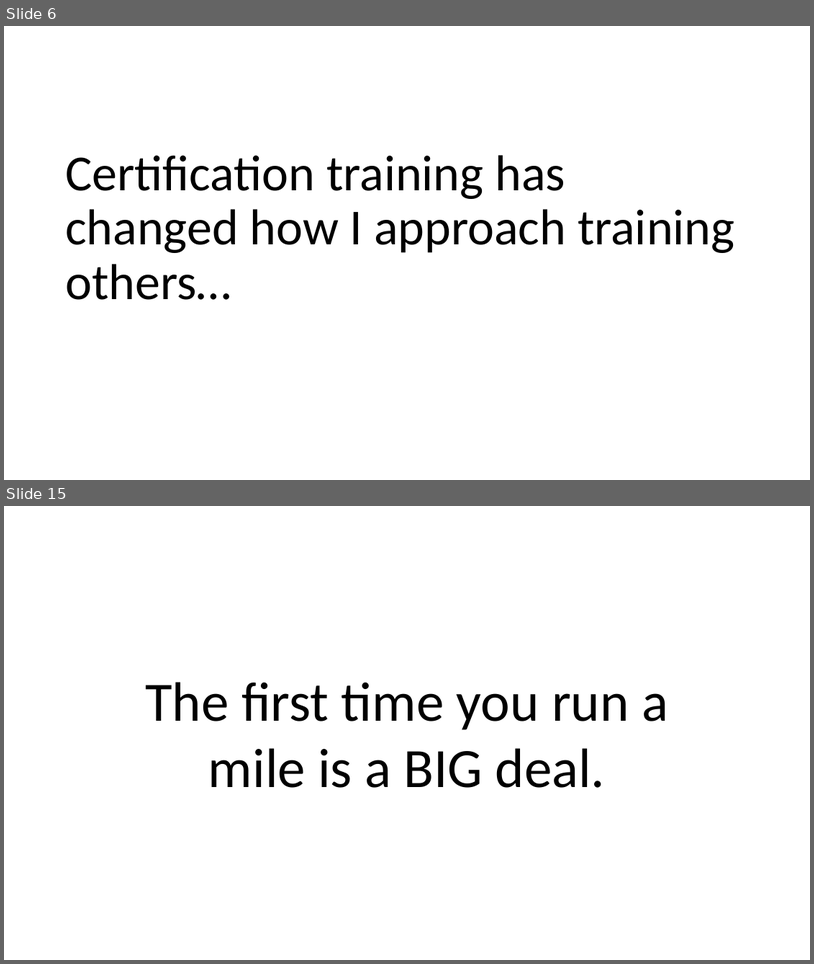
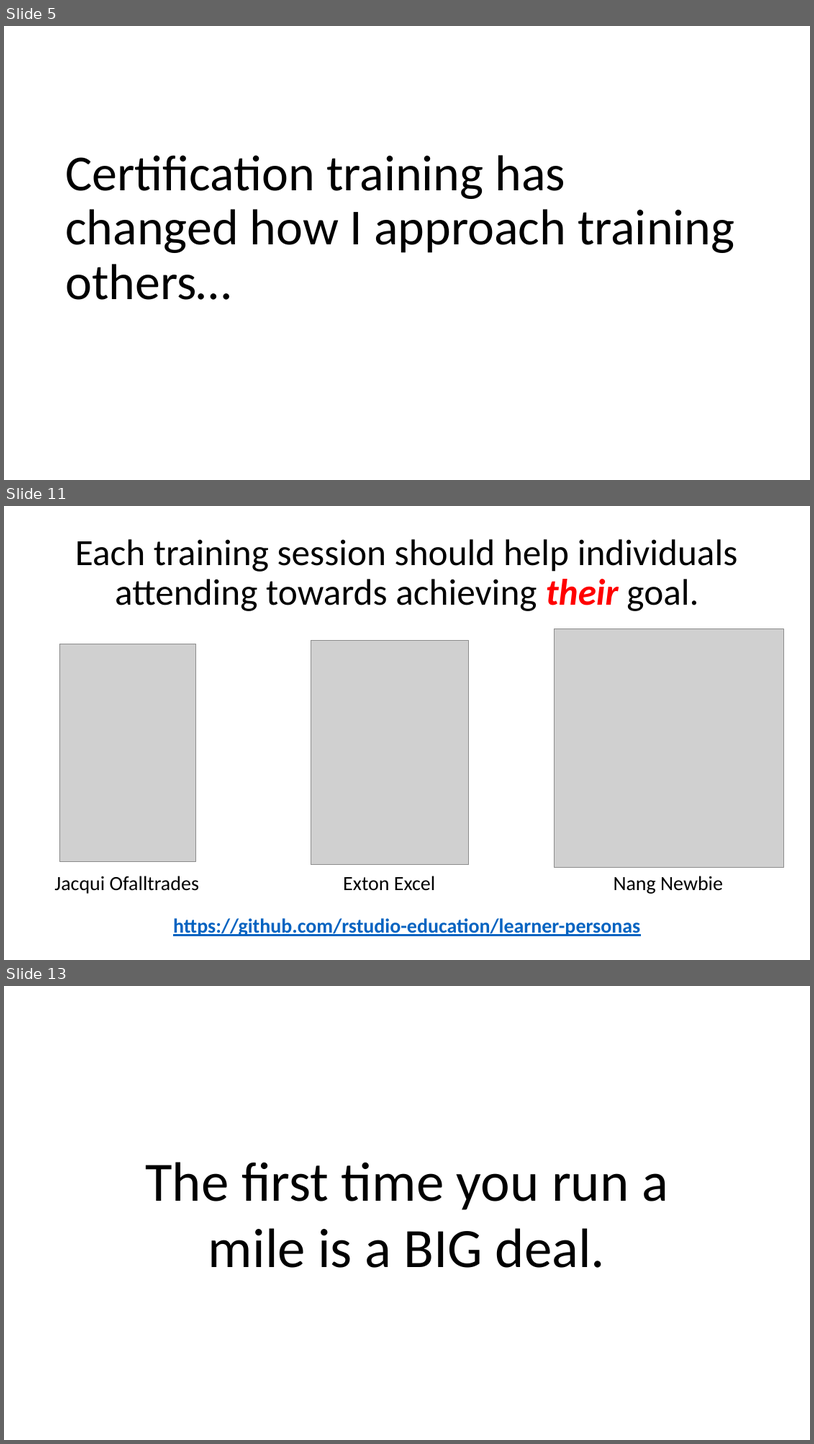
Before and after one commit to MikeKSmith/RStudioConf2020, a slide deck: Learn to teach_MikeKSmith.pptx. Shown one above the other, each under a label of ours: slides 6 and 15 before the commit, slides 5, 11 and 13 after it; the slides between them are not shown. The pictures are 814x964 and 814x1444 pixels, drawn with LibreOffice and Linux fonts; fonts in the diff are those of the drawing; grey boxes stand for pictures. Boxes give left, top, right and bottom in pixels: in the first picture for what was removed or moved away, otherwise in the second. Text is boxed around its words. In the diff, an @@ line names an element or a change of style, - is before the commit and + after.

Commit message:
Update slide deck for lightning talk.
Lightning talk at RStudio conference 2020 on "Learn to teach, for goodness sake". Covering RStudio certification and what it means to me as a trainer, and what it means for delegates being trained.

```diff
--- a/Learn to teach_MikeKSmith.pptx
+++ b/Learn to teach_MikeKSmith.pptx
@@ slide 11 added at (x1=4, y1=506, x2=810, y2=960), background #FFFFFF @@
@@ title added at (x1=75, y1=539, x2=738, y2=611), 44 pt, text #000000 @@
+Each training session should help individuals attending towards achieving their goal.
@@ picture added at (x1=555, y1=629, x2=784, y2=867) @@
@@ picture added at (x1=59, y1=644, x2=196, y2=861) @@
@@ picture added at (x1=311, y1=641, x2=469, y2=865) @@
@@ text added at (x1=54, y1=875, x2=199, y2=893), 24 pt, text #000000 @@
+Jacqui Ofalltrades
@@ text added at (x1=343, y1=875, x2=435, y2=890), 24 pt, text #000000 @@
+Exton Excel
@@ text added at (x1=614, y1=875, x2=723, y2=893), 24 pt, text #000000 @@
+Nang Newbie
@@ text added at (x1=173, y1=918, x2=640, y2=936), 24 pt, text #0563C1, bold, underline @@
+https://github.com/rstudio-education/learner-personas
@@ what was slide 6 is now slide 5 @@
@@ what was slide 15 is now slide 13 @@
```
Also in this commit, not shown: 6 slides changed, 3 other slides added, 15 slides removed.
